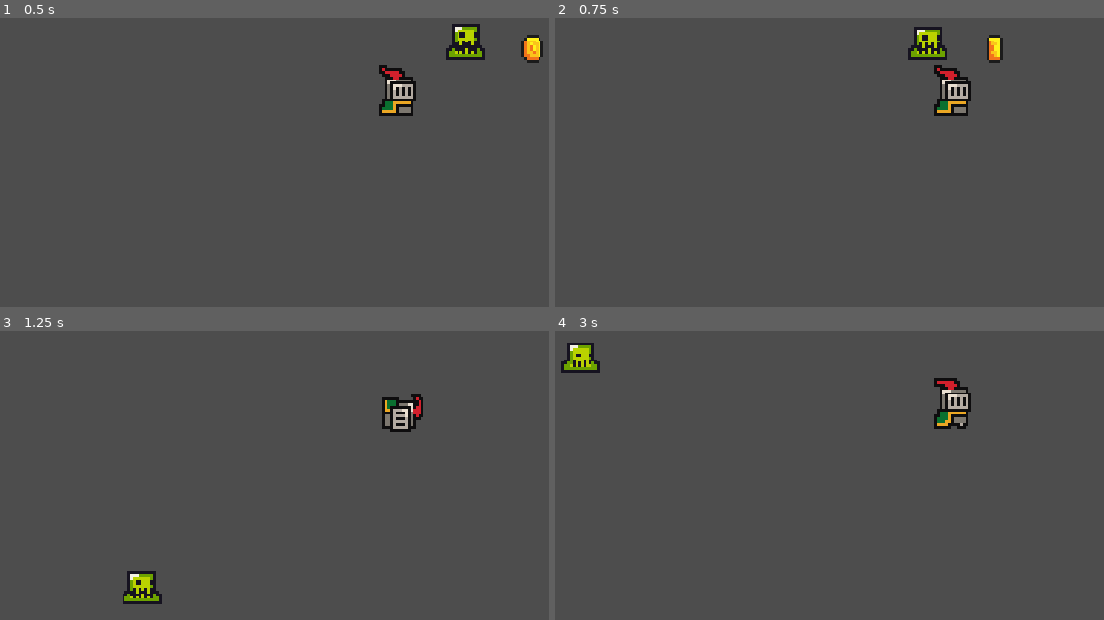
Above: before the commit, frames 1-4 (two rows, left to right).
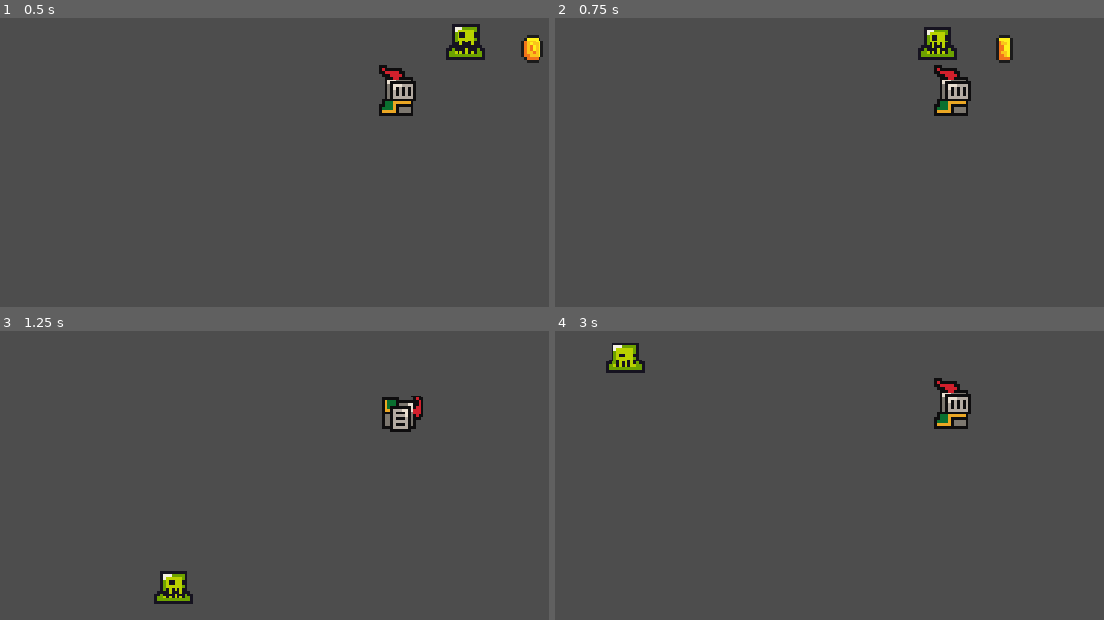
Above: after the commit, the same moments.

Repository: jsjzh/jump-game
Game: Godot game, scene res://src/sences/game.tscn
Same seed, same stepped clock (60 frames per second), same inputs: the game is played once before the commit and once after it. Sound files missing from this copy of the repository are replaced by a short silence.
Inputs:
- Up to frame 1 (0.5 s): no input
- Up to frame 2 (0.75 s): hold Right (right) from 0.53 s (still down); tap C (attack) at 0.6 s
- Up to frame 3 (1.25 s): keep holding Right (right); tap X (jump) at 0.77, 1.07 s; tap Z (roll) at 0.8 s
- Up to frame 4 (3 s): tap Z (roll) at 1.35 s; tap X (jump) at 1.52, 1.55, 1.82, 2.1 s; tap Enter at 2 s; release Right (right) at 2.03 s; hold Left (left) 2.03-2.78 s; tap C (attack) at 2.3, 2.85 s; hold Right (right) from 2.78 s (still down)

Frame 1 is identical in both runs. In frame 2, 1.0% of the frame differs, in the area x 64-84%, y 3-16%; in frame 3, 1.3%; in frame 4, 1.7%, in the area x 1-76%, y 4-34%.

Commit message:
feat: 处理步长 time 停止不生效的问题

Diff:
--- a/src/scriprts/player.gd
+++ b/src/scriprts/player.gd
@@ -1,25 +1,21 @@
 extends CharacterBody2D
 
-enum PlayStatus {DEAD, IDLE, JUMP, ROLL, RUN, }
+@onready var animated_sprite: AnimatedSprite2D = $AnimatedSprite2D
+@onready var roll_timer: Timer = $RollTimer
+
+enum PlayStatus {DEAD, IDLE, JUMP, ROLL, RUN}
 
 class Player:
 	var current_status: int = PlayStatus.IDLE
-	var run_speed: float = 100
-	var run_reduce_speed: float = 10
-	var jump_speed: float = 300
+	var run_speed: float = 150.0
+	var run_time: float = 0.2
+	var jump_speed: float = 300.0
 	var jump_max_count: int = 2
 	var jump_count: int = 0
-	var roll_speed: float = 150
-	var roll_time: float = 0.5
-
-	func _init():
-		self.run_speed = self.run_speed * 100
-		self.roll_speed = self.roll_speed * 100
-		self.run_reduce_speed = self.run_reduce_speed * 100
+	var roll_speed: float = 200.0
+	var roll_time: float = 0.3
 
 var player = Player.new()
-
-@onready var animated_sprite: AnimatedSprite2D = $AnimatedSprite2D
 
 func _physics_process(delta: float) -> void:
 	# 如果不在地面上，就施加重力
@@ -34,31 +30,33 @@
 			velocity.y = - player.jump_speed
 			player.jump_count += 1
 		if Input.is_action_just_pressed("roll"):
-			player.current_status = PlayStatus.ROLL
-			await get_tree().create_timer(player.roll_time).timeout
-			player.current_status = PlayStatus.IDLE
-			pass
+			if player.current_status != PlayStatus.ROLL:
+				player.current_status = PlayStatus.ROLL
+				roll_timer.start(player.roll_time)
 
 	var direction = Input.get_axis("left", "right")
 
 	if direction:
 		if player.current_status == PlayStatus.ROLL:
-			velocity.x = direction * player.roll_speed * delta
+			# 这里不需要乘以 delta，因为下面的 move_and_slide() 会自动乘以 delta
+			velocity.x = direction * player.roll_speed
 		else:
-			velocity.x = direction * player.run_speed * delta
+			# 这里不需要乘以 delta，因为下面的 move_and_slide() 会自动乘以 delta
+			velocity.x = direction * player.run_speed
 		if direction > 0:
 				animated_sprite.flip_h = false
 		else:
 			animated_sprite.flip_h = true
 	else:
-		velocity.x = move_toward(velocity.x, 0, player.run_reduce_speed * delta)
+		if player.current_status == PlayStatus.ROLL:
+			# 这里需要乘以 delta，因为我算的是加速度，而加速度是每帧的加速度，所以需要乘以 delta
+			velocity.x = move_toward(velocity.x, 0, player.roll_speed / player.roll_time * delta)
+		else:
+			# 这里需要乘以 delta，因为我算的是加速度，而加速度是每帧的加速度，所以需要乘以 delta
+			velocity.x = move_toward(velocity.x, 0, player.run_speed / player.run_time * delta)
 
+	move_and_slide()
 	play_animate(velocity)
-	move_and_slide()
-
-	if Input.is_action_just_pressed("attack"):
-		print("attack")
-		pass
 
 func play_animate(speed: Vector2):
 	if is_on_floor():
@@ -72,5 +70,8 @@
 	else:
 		animated_sprite.play("jump")
 
+func _on_roll_timer_timeout() -> void:
+	player.current_status = PlayStatus.IDLE
+
 func on_attack_by_slime() -> void:
 	animated_sprite.play("dead")
--- a/src/sences/player.tscn
+++ b/src/sences/player.tscn
@@ -299,3 +299,8 @@
 
 [node name="Run" type="AudioStreamPlayer" parent="Audio" unique_id=778602321]
 stream = ExtResource("5_cevw7")
+
+[node name="RollTimer" type="Timer" parent="." unique_id=1350475507]
+one_shot = true
+
+[connection signal="timeout" from="RollTimer" to="." method="_on_roll_timer_timeout"]
